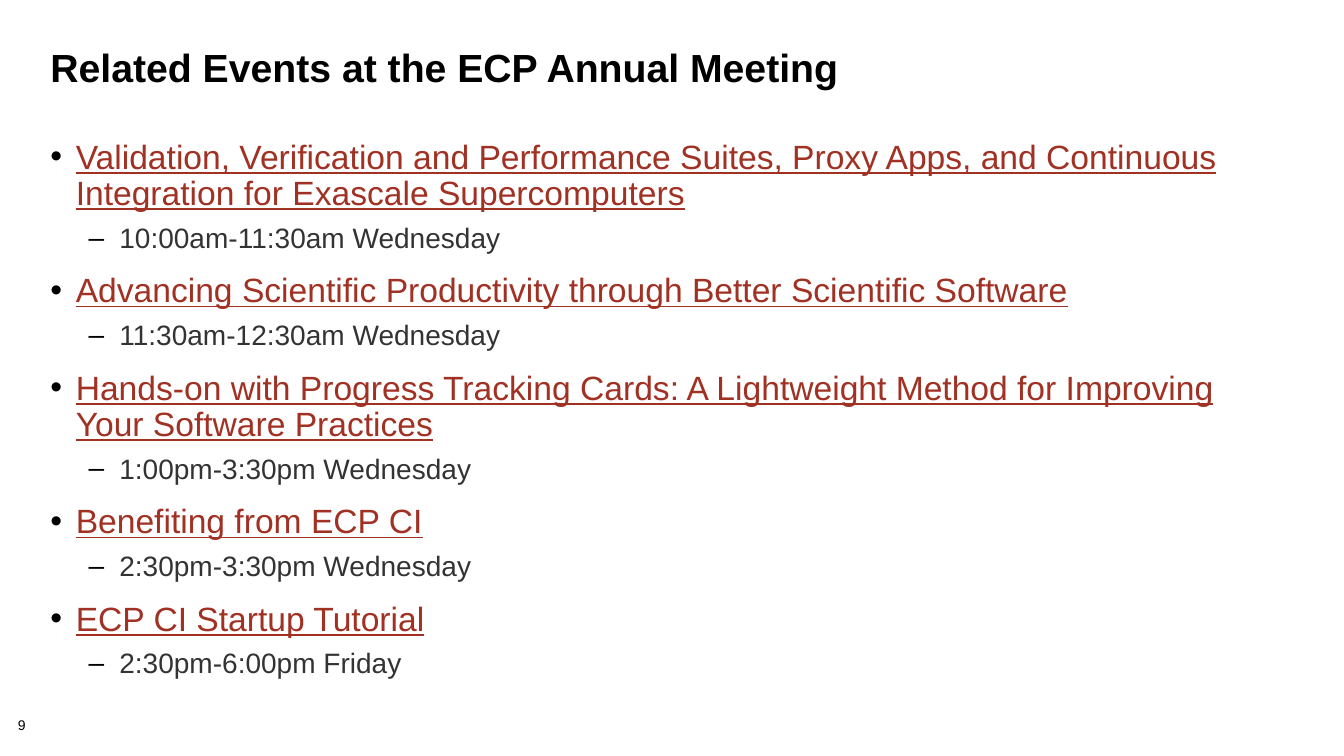
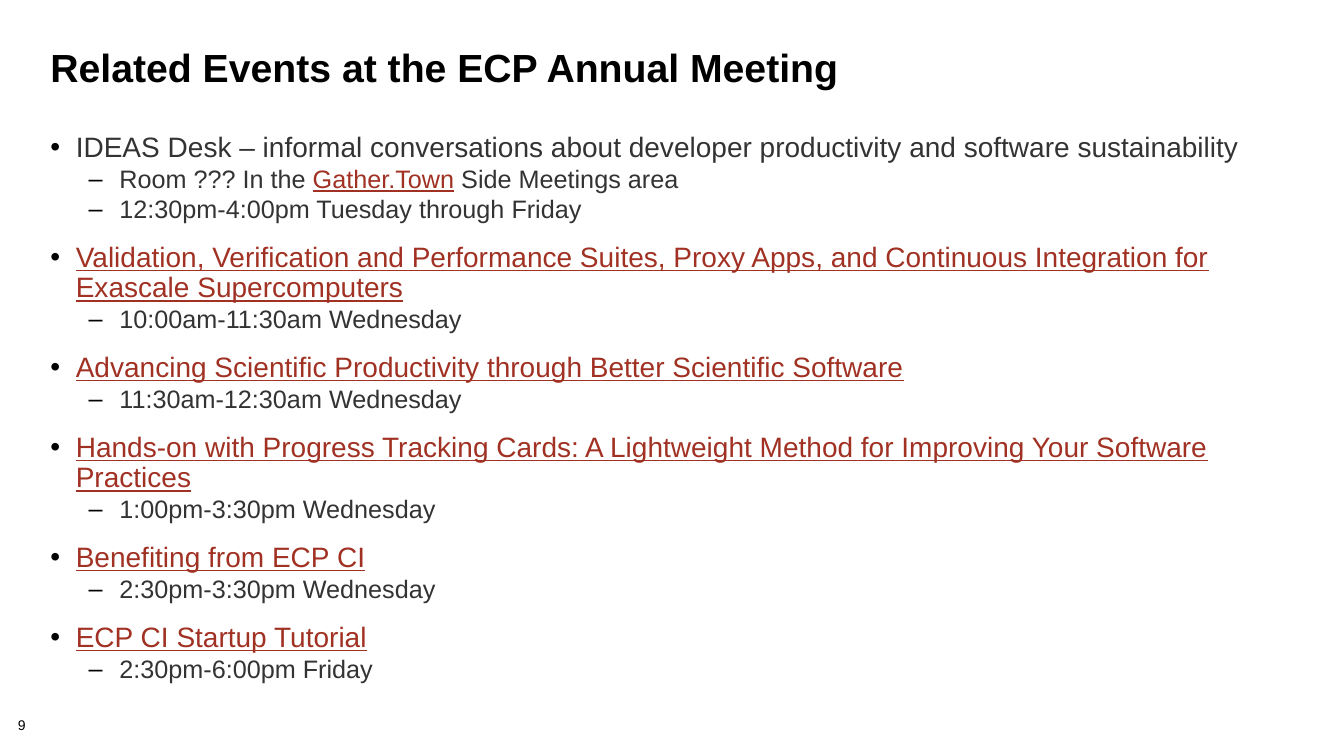
Before and after one commit to bssw-tutorial/presentations, a slide deck: slide 9 of final-presentations/2021-04-12-ecpam/00-intro.pptx. Drawn at 1344x756 pixels with LibreOffice and Linux fonts; fonts in the diff are those of the drawing; background and template pictures are left out. Boxes give left, top, right and bottom in pixels: in the first picture for what was removed or moved away, otherwise in the second. Text is boxed around its words. In the diff, an @@ line names an element or a change of style, - is before the commit and + after.

Commit message:
Updates for ECP AM tutorial

```diff
--- a/final-presentations/2021-04-12-ecpam/00-intro.pptx
+++ b/final-presentations/2021-04-12-ecpam/00-intro.pptx
@@ text "IDEAS Desk – informal conversations ..." moved from (x1=76, y1=144, x2=1216, y2=678) to (x1=76, y1=136, x2=1238, y2=683) @@
@@ text at (x1=76, y1=136, x2=1238, y2=223): paragraphs added @@
+• IDEAS Desk – informal conversations about developer productivity and software sustainability
+  – Room ??? In the Gather.Town Side Meetings area
+  – 12:30pm-4:00pm Tuesday through Friday
@@ text at (x1=76, y1=246, x2=1208, y2=683): size 24 to 20 pt in "Validation, Verification and Performance Suites, Proxy Apps, ...", "Advancing Scientific Productivity through Better Scientific  ...", "Hands-on with Progress Tracking Cards: A Lightweight ...", "Benefiting from ECP CI" and 1 more places; size 20 to 18 pt in "10:00am-11:30am Wednesday", "11:30am-12:30am Wednesday", "1:00pm-3:30pm Wednesday", "2:30pm-3:30pm Wednesday" and 1 more places; less space between paragraphs @@
```
Also in this commit, not shown: 2 other slides changed, 3 other files.
